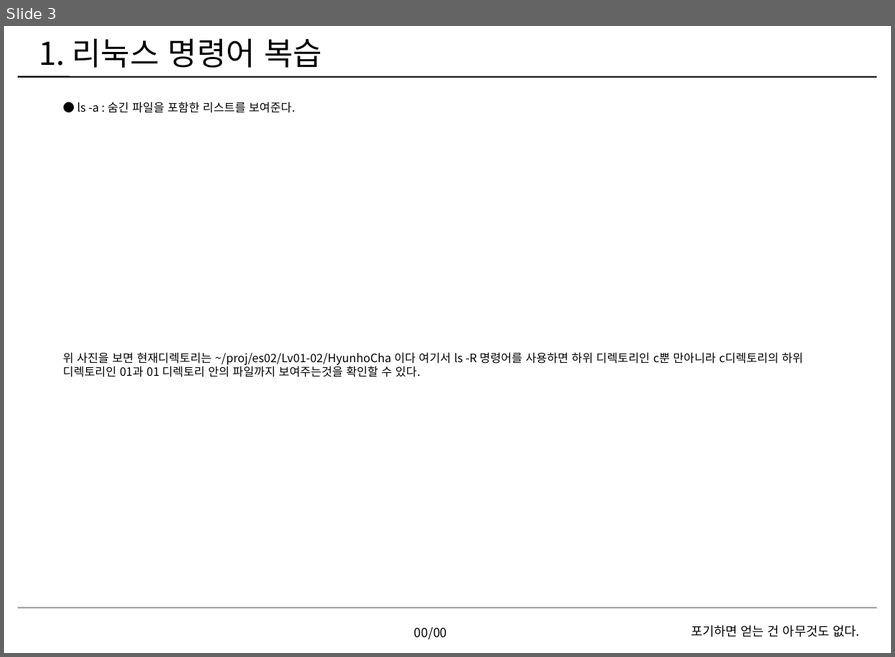
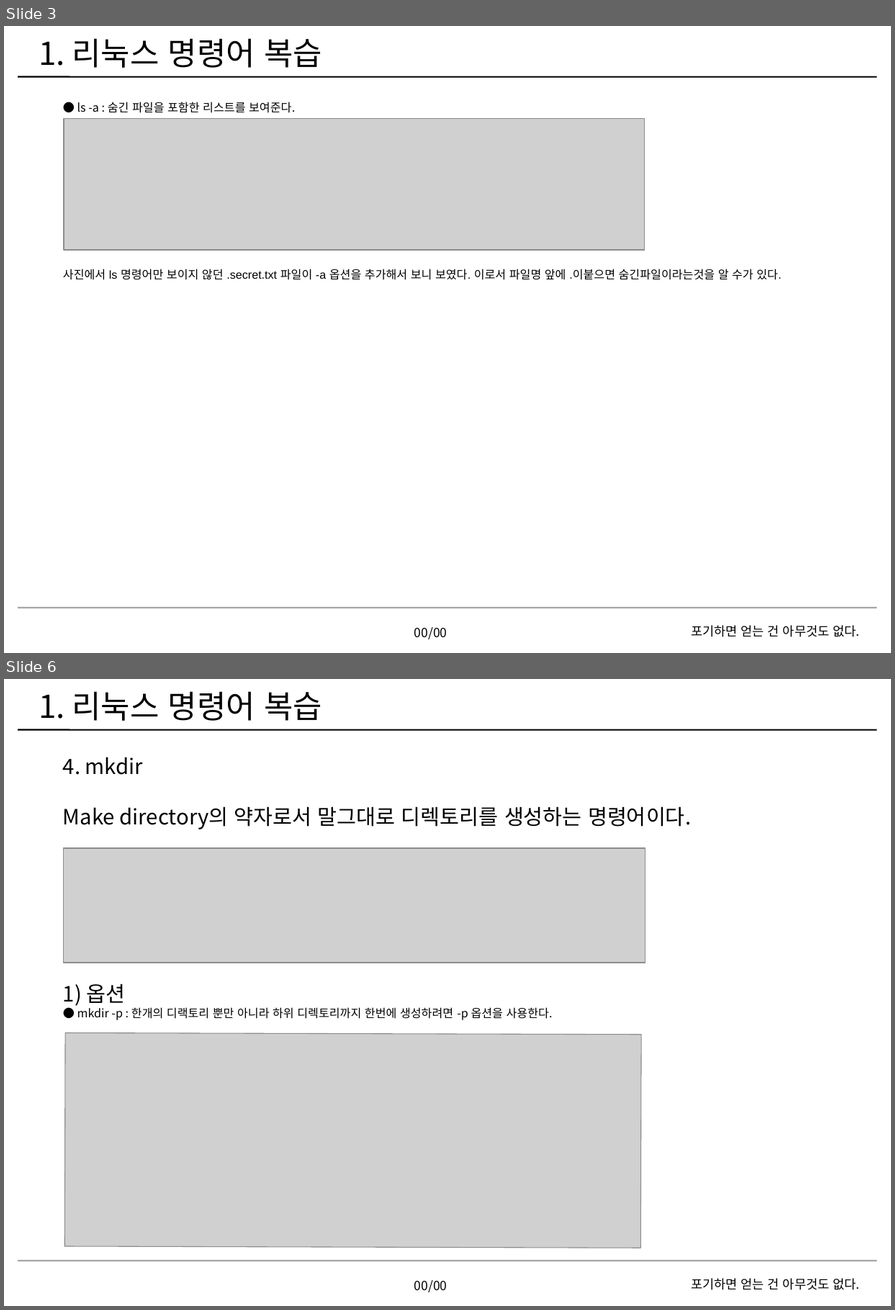
Before and after one commit to EmbeddedSchoolRepo/Lv01-02, a slide deck: HyunhoCha/homework/c/01/차현호1회차숙제.pptx. Shown one above the other, each under a label of ours: slide 3 before the commit, slides 3 and 6 after it; the slides between them are not shown. The pictures are 895x657 and 895x1310 pixels, drawn with LibreOffice and Linux fonts; fonts in the diff are those of the drawing; grey boxes stand for pictures; background and template pictures are left out. Boxes give left, top, right and bottom in pixels: in the first picture for what was removed or moved away, otherwise in the second. Text is boxed around its words. In the diff, an @@ line names an element or a change of style, - is before the commit and + after.

```diff
--- a/HyunhoCha/homework/c/01/차현호1회차숙제.pptx
+++ b/HyunhoCha/homework/c/01/차현호1회차숙제.pptx
@@ slide 6 added at box(4, 679, 891, 1306), background #FFFFFF; not listed: 3 template elements that a slide beside it also shows @@
@@ text added at box(39, 691, 322, 721), 30 pt, text #000000 @@
+1. 리눅스 명령어 복습
@@ text added at box(63, 757, 691, 1020), 20 pt, text #000000 @@
+4. mkdir
+Make directory의 약자로서 말그대로 디렉토리를 생성하는 명령어이다.
+1) 옵션
+● mkdir -p : 한개의 디랙토리 뿐만 아니라 하위 디렉토리까지 한번에 생성하려면 -p 옵션을 사용한다.
@@ picture added at box(64, 848, 646, 963) @@
@@ picture added at box(64, 1033, 641, 1249) @@
@@ text added at box(414, 1280, 448, 1292), 12 pt, text #000000 @@
+00/00
@@ slide 3 changed as well @@
@@ picture added at box(64, 119, 646, 250) @@
@@ text at box(63, 269, 781, 280): text changed; font Noto Sans CJK KR to Arial @@
-위 사진을 보면 현재디렉토리는 ~/proj/es02/Lv01-02/HyunhoCha 이다 여기서 ls -R 명령어를 사용하면 하위 디렉토리인 c뿐 만아니라 c디렉토리의 하위 디렉토리인 01과 01 디렉토리 안의 파일까지 보여주는것을 확인할 수 있다.
+사진에서 ls 명령어만 보이지 않던 .secret.txt 파일이 -a 옵션을 추가해서 보니 보였다. 이로서 파일명 앞에 .이붙으면 숨긴파일이라는것을 알 수가 있다.
```
Also in this commit, not shown: 9 other slides added, 1 slide removed.
